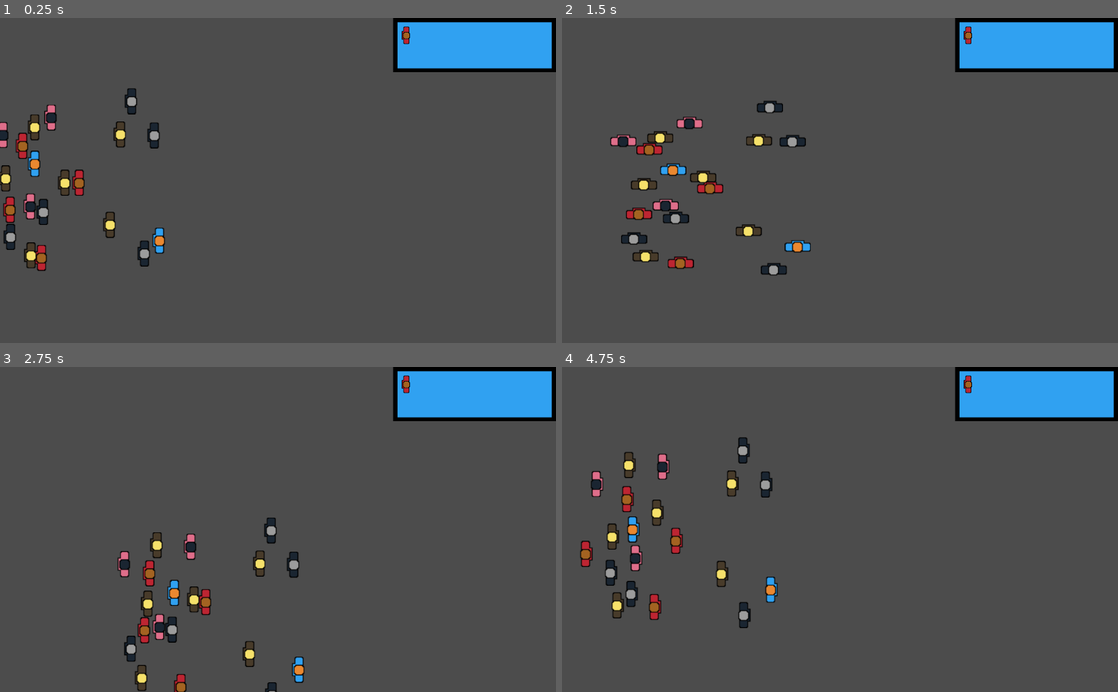
Above: before the commit, frames 1-4 (two rows, left to right).
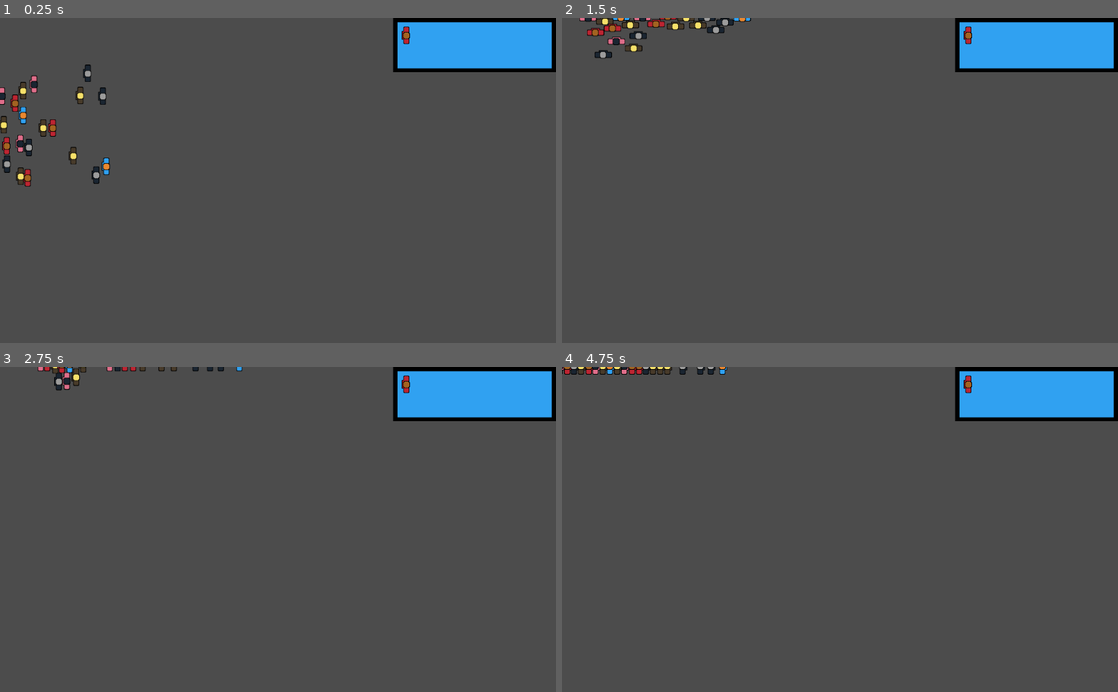
Above: after the commit, the same moments.

Repository: Robimy-gry/QGJ
Game: Godot game, scene res://World.tscn
The game is run twice, just before and just after one commit, with the same random seed, the same clock (stepped at 60 frames per second) and the same inputs.
Inputs:
- Up to frame 1 (0.25 s): no input
- Up to frame 2 (1.5 s): tap Enter at 0.5 s; hold Right (ui_right) 0.53-1.28 s; hold Space (ui_select) 0.53-1.28 s; hold Down (ui_down) from 1.28 s (still down); tap Space (ui_select) at 1.35 s
- Up to frame 3 (2.75 s): tap Space (ui_select) at 1.52, 1.82 s; release Down (ui_down) at 2.03 s; hold Right (ui_right) from 2.03 s (still down); hold Space (ui_select) from 2.03 s (still down)
- Up to frame 4 (4.75 s): release Right (ui_right) at 2.78 s; release Space (ui_select) at 2.78 s; hold Up (ui_up) 2.78-3.53 s; tap Space (ui_select) at 2.85, 3.02, 3.32, 4.35, 4.52 s; hold Space (ui_select) 3.53-4.28 s; hold Left (ui_left) from 3.53 s (still down)

The runs differ from the first frame. In frame 1, 4.0% of the frame differs, in the area x 0-30%, y 14-78%; in frame 2, 4.2%, in the area x 3-45%, y 0-80%; in frame 3, 3.4%; in frame 4, 3.6%.

Commit message:
Changes
- added randomization for obstacles sprites
- added powerup (WIP)

Diff:
--- a/Obstacle.gd
+++ b/Obstacle.gd
@@ -1,9 +1,23 @@
 extends Area2D
 
-const SPEED = 150
+var speed = rand_range(200, 400)
 var motion =  Vector2()
 var dir = -1
 
+func _ready():
+	_preload_textures()
+
 func _physics_process(delta):
-	motion.x = SPEED * delta * dir
+	motion.x = speed * delta * dir
 	translate(motion)
+
+func _preload_textures():
+  var my_textures = [ preload("res://Sprites/Obstacles/bomb2.png"),
+	preload("res://Sprites/Obstacles/bomb.png"), preload("res://Sprites/Obstacles/dynamite.png"),
+	preload("res://Sprites/Obstacles/meat.png"), preload("res://Sprites/Obstacles/pillow.png"),
+	 preload("res://Sprites/Obstacles/spike_ball_B1.png"),
+	 preload("res://Sprites/Obstacles/spike_ball_B2.png"),
+	preload("res://Sprites/Obstacles/spike_ball_B3.png"), preload("res://Sprites/Obstacles/spike_ball_B4.png"),
+	preload("res://Sprites/Obstacles/toilet_bowl.png") ]
+  var rand_text_index = int( rand_range(0, my_textures.size() ) )
+  $Sprite.texture = my_textures[rand_text_index]
--- a/Player.gd
+++ b/Player.gd
@@ -10,7 +10,7 @@
 var player_right = ["p1_right", "p2_right", "p3_right", "p4_right", "p5_right"]
 var player_down = ["p1_down", "p2_down", "p3_down", "p4_down", "p5_down"]
 var player_number
-var is_powerup_enabled = false
+var is_powerup_enabled = true
 
 func _ready():
 	screensize = get_viewport_rect().size
@@ -19,7 +19,7 @@
 
 func _physics_process(delta):
 	update_movement(delta)
-	#_powerup()
+	_powerup()
 	position.x = clamp(position.x, 0, screensize.x/2)
 	position.y = clamp(position.y, 0, screensize.y)
 	#var axis = get_input_axis()
@@ -30,6 +30,7 @@
 	motion = move_and_slide(motion)
 
 #func _process(delta):
+
 
 #func get_input_axis():
 #	var axis = Vector2.ZERO
@@ -81,7 +82,7 @@
 
 func _powerup():
 	if is_powerup_enabled == true and (Input.is_action_pressed("ui_select")):
-		if motion.y >= 150:
+		if position.y > screensize.y / 2:
 			motion.y += 50
 		else:
 			motion.y -= 50
--- a/Player.tscn
+++ b/Player.tscn
@@ -34,6 +34,26 @@
 "name": "p4_right",
 "speed": 5.0
 }, {
+"frames": [ ExtResource( 10 ) ],
+"loop": true,
+"name": "p3_down",
+"speed": 5.0
+}, {
+"frames": [ ExtResource( 3 ) ],
+"loop": true,
+"name": "p5_right",
+"speed": 5.0
+}, {
+"frames": [ ExtResource( 11 ) ],
+"loop": true,
+"name": "p1_down",
+"speed": 5.0
+}, {
+"frames": [ ExtResource( 6 ) ],
+"loop": true,
+"name": "p3_right",
+"speed": 5.0
+}, {
 "frames": [ ExtResource( 7 ) ],
 "loop": true,
 "name": "p2_down",
@@ -42,26 +62,6 @@
 "frames": [ ExtResource( 9 ) ],
 "loop": true,
 "name": "p5_down",
-"speed": 5.0
-}, {
-"frames": [ ExtResource( 6 ) ],
-"loop": true,
-"name": "p3_right",
-"speed": 5.0
-}, {
-"frames": [ ExtResource( 3 ) ],
-"loop": true,
-"name": "p5_right",
-"speed": 5.0
-}, {
-"frames": [ ExtResource( 10 ) ],
-"loop": true,
-"name": "p3_down",
-"speed": 5.0
-}, {
-"frames": [ ExtResource( 11 ) ],
-"loop": true,
-"name": "p1_down",
 "speed": 5.0
 } ]
 
--- a/Score.gd
+++ b/Score.gd
@@ -7,3 +7,8 @@
 func _on_ScoreTimer_timeout():
 	get_tree().call_group("World", "score_update")
 	$ScoreTimer.start()
+
+
+func _on_BonusTimer_timeout():
+	get_tree().call_group("World", "score_bonus")
+	$BonusTimer.start()
--- a/Score.tscn
+++ b/Score.tscn
@@ -8,4 +8,9 @@
 [node name="ScoreTimer" type="Timer" parent="."]
 wait_time = 5.0
 autostart = true
+
+[node name="BonusTimer" type="Timer" parent="."]
+wait_time = 10.0
+autostart = true
 [connection signal="timeout" from="ScoreTimer" to="." method="_on_ScoreTimer_timeout"]
+[connection signal="timeout" from="BonusTimer" to="." method="_on_BonusTimer_timeout"]
--- a/World.gd
+++ b/World.gd
@@ -28,3 +28,6 @@
 func score_update():
 	_score += 1 + round(people_count / max_people)
 	update_GUI()
+
+func score_bonus():
+	_score += people_count
--- a/World.tscn
+++ b/World.tscn
@@ -7,7 +7,6 @@
 [ext_resource path="res://Score.tscn" type="PackedScene" id=5]
 
 [node name="World" type="Node2D"]
-scale = Vector2( 1.5, 1.5 )
 script = ExtResource( 4 )
 Player = ExtResource( 1 )
 
Binary file added: Sprites/GUI/gui1.png
Binary file added: Sprites/Obstacles/bomb.png
Binary file added: Sprites/Obstacles/bomb2.png
Binary file added: Sprites/Obstacles/dynamite.png
Binary file added: Sprites/Obstacles/meat.png
Binary file added: Sprites/Obstacles/pillow.png
Binary file added: Sprites/Obstacles/spike_ball_B1.png
Binary file added: Sprites/Obstacles/spike_ball_B2.png
Binary file added: Sprites/Obstacles/spike_ball_B3.png
Binary file added: Sprites/Obstacles/spike_ball_B4.png
Binary file added: Sprites/Obstacles/toilet_bowl.png
Binary file added: Sprites/Tilesheet/tilesheet_complete.png
(and 1 more such lines)
